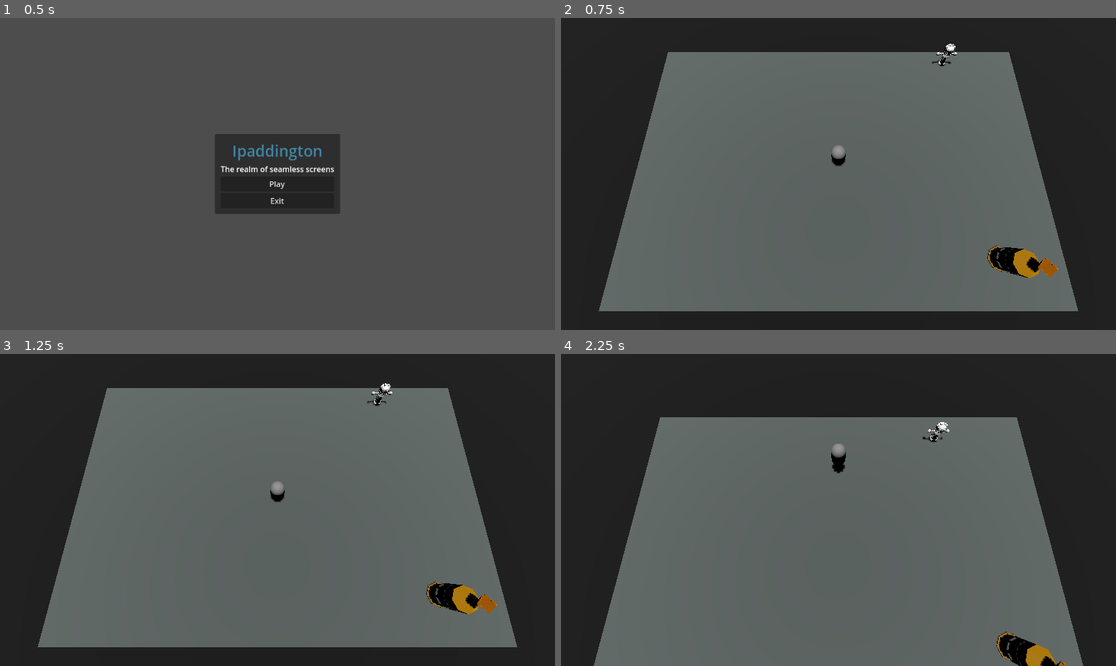
Above: before the commit, frames 1-4 (two rows, left to right).
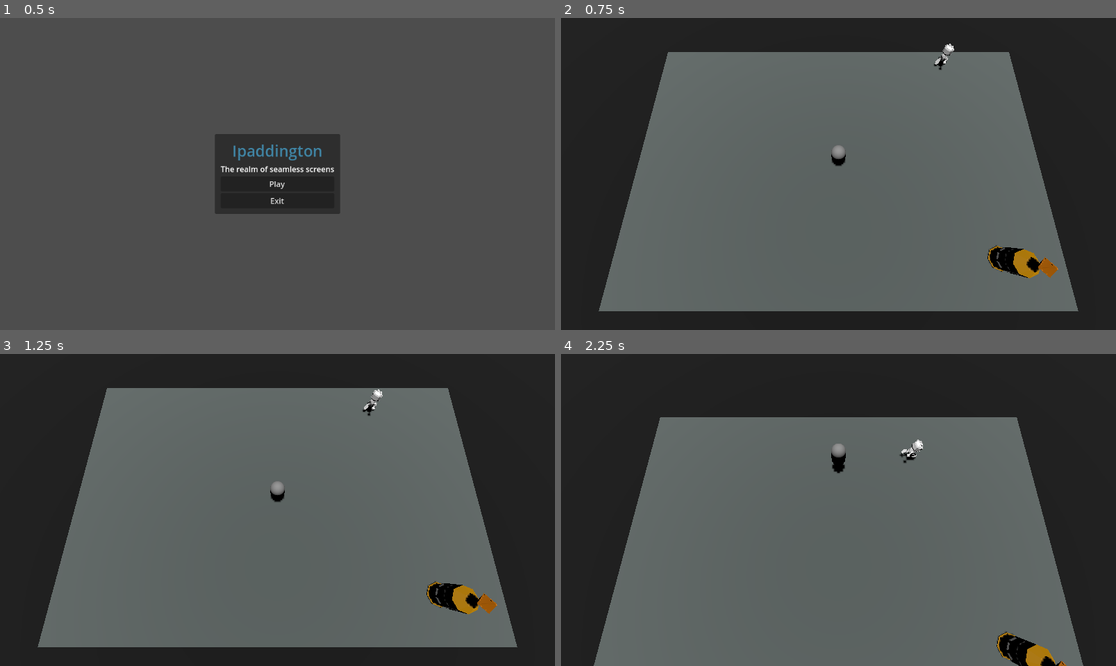
Above: after the commit, the same moments.

Repository: Shahriar-Kariman/Ipaddington
Game: Godot game, scene res://main_menu.tscn
Two runs of this game, one before a commit and one after it. Both use one fixed random seed, a clock stepped at 60 frames per second and the inputs below.
Inputs:
- Up to frame 1 (0.5 s): no input
- Up to frame 2 (0.75 s): click "Play" at 0.5 s
- Up to frame 3 (1.25 s): no input
- Up to frame 4 (2.25 s): hold Up (move_forward) from 1.28 s (still down); tap Shift (move_run) at 1.35, 2.1 s; tap Space (jump) at 1.52 s

Frame 1 is identical in both runs. In frame 2, 0.1% of the frame differs, in the area x 66-72%, y 8-17%; in frame 3, 0.2%; in frame 4, 0.3%, in the area x 60-70%, y 21-35%.

Commit message:
TRIED to make the animations for the enemy sorted out.

Diff:
--- /dev/null
+++ b/3d_godot_robot.tscn
@@ -0,0 +1,27 @@
+[gd_scene load_steps=2 format=3 uid="uid://bx14nlhnferb7"]
+
+[ext_resource type="PackedScene" uid="uid://dmghuesqv2edn" path="res://3DGodotRobot.glb" id="1_8bcs4"]
+
+[node name="3DGodotRobot" instance=ExtResource("1_8bcs4")]
+
+[node name="Skeleton3D" parent="RobotArmature" index="0"]
+bones/0/position = Vector3(4.92675e-11, 0.854357, 0.0298551)
+bones/0/rotation = Quaternion(0.0149092, 1.19196e-07, 1.77731e-09, 0.999889)
+bones/1/rotation = Quaternion(0.0283336, -0.272124, 0.0161484, 0.961709)
+bones/4/position = Vector3(3.86778e-09, 0.151501, -0.011741)
+bones/4/rotation = Quaternion(0.0824671, 0.274761, -0.0139638, 0.957868)
+bones/5/rotation = Quaternion(0.00821238, -4.94291e-14, -1.95798e-09, 0.999966)
+bones/9/rotation = Quaternion(-0.623772, -0.599053, -0.347057, 0.362761)
+bones/10/rotation = Quaternion(-0.0173042, 0.742306, -0.0644846, 0.666726)
+bones/11/rotation = Quaternion(0.51723, -0.0627064, 0.0717498, 0.850525)
+bones/12/rotation = Quaternion(0.0209349, 0.0170217, -0.0176714, 0.99948)
+bones/13/rotation = Quaternion(-0.0304787, 0.00416498, 0.71317, 0.700316)
+bones/14/rotation = Quaternion(-0.181918, -0.71907, 0.210821, 0.636709)
+bones/15/rotation = Quaternion(0.431761, 0.0694089, -0.065288, 0.896941)
+bones/16/rotation = Quaternion(0.0209349, -0.0170217, 0.0176714, 0.99948)
+bones/17/rotation = Quaternion(0.977124, 0.0216832, -0.000196905, -0.21156)
+bones/18/rotation = Quaternion(0.528324, 0.0123911, 0.020505, 0.848705)
+bones/19/rotation = Quaternion(-0.265989, 0.00129857, -0.00570279, 0.963959)
+bones/21/rotation = Quaternion(0.763287, -0.0130705, 0.0172588, 0.645697)
+bones/22/rotation = Quaternion(0.370043, -0.0103607, -0.0233728, 0.928663)
+bones/23/rotation = Quaternion(-0.445062, -0.00233245, 0.00534144, 0.895481)
--- a/enemy_1.gd
+++ b/enemy_1.gd
@@ -5,7 +5,7 @@
 
 var direction = Vector3.ZERO
 
-var SPEED = 1
+var SPEED = 2.75
 
 # Get the gravity from the project settings to be synced with RigidBody nodes.
 var gravity = ProjectSettings.get_setting("physics/3d/default_gravity")
@@ -24,7 +24,8 @@
 	nav.target_position = player.position
 
 	direction = nav.get_next_path_position() - global_position
-	print(direction)
+	look_at(player.position)
+	$Pivot.rotate_y(PI)
 
 	velocity += direction
 
--- a/enemy_1.tscn
+++ b/enemy_1.tscn
@@ -1,7 +1,7 @@
-[gd_scene load_steps=6 format=3 uid="uid://bcyjvl6b4pkne"]
+[gd_scene load_steps=5 format=3 uid="uid://bcyjvl6b4pkne"]
 
 [ext_resource type="Script" path="res://enemy_1.gd" id="1_2e3cp"]
-[ext_resource type="PackedScene" uid="uid://dmghuesqv2edn" path="res://3DGodotRobot.glb" id="1_8p04p"]
+[ext_resource type="PackedScene" uid="uid://bx14nlhnferb7" path="res://3d_godot_robot.tscn" id="2_ryl7j"]
 
 [sub_resource type="SphereShape3D" id="SphereShape3D_g31er"]
 radius = 0.443028
@@ -9,15 +9,12 @@
 [sub_resource type="BoxShape3D" id="BoxShape3D_dc6ai"]
 size = Vector3(0.510345, 1, 0.527693)
 
-[sub_resource type="BoxShape3D" id="BoxShape3D_r0rc5"]
-size = Vector3(0.297765, 0.603639, 0.267459)
-
 [node name="Enemy1" type="CharacterBody3D"]
 script = ExtResource("1_2e3cp")
 
 [node name="Pivot" type="Node3D" parent="."]
 
-[node name="3DGodotRobot" parent="Pivot" instance=ExtResource("1_8p04p")]
+[node name="3DGodotRobot" parent="Pivot" instance=ExtResource("2_ryl7j")]
 
 [node name="Head" type="CollisionShape3D" parent="."]
 transform = Transform3D(0.999954, -0.00961662, 0, 0.00961662, 0.999954, 0, 0, 0, 1, 0.0135872, 1.3163, 0.0132186)
@@ -26,14 +23,6 @@
 [node name="Body" type="CollisionShape3D" parent="."]
 transform = Transform3D(0.999942, -0.00961651, -0.00478218, 0.00961662, 0.999954, 0, 0.00478196, -4.59884e-05, 0.999989, 0.0135872, 0.49427, 0.0132186)
 shape = SubResource("BoxShape3D_dc6ai")
-
-[node name="Right_Arm" type="CollisionShape3D" parent="."]
-transform = Transform3D(-4.37114e-08, -1, 0, 1, -4.37114e-08, 0, 0, 0, 1, 0.619528, 0.890059, 0.00454342)
-shape = SubResource("BoxShape3D_r0rc5")
-
-[node name="Left_Arm" type="CollisionShape3D" parent="."]
-transform = Transform3D(-4.37114e-08, -1, 0, 1, -4.37114e-08, 0, 0, 0, 1, -0.531209, 0.893735, 0.00908685)
-shape = SubResource("BoxShape3D_r0rc5")
 
 [node name="AnimationPlayer" type="AnimationPlayer" parent="."]
 
@@ -47,12 +36,4 @@
 transform = Transform3D(0.999942, -0.00961651, -0.00478218, 0.00961662, 0.999954, 0, 0.00478196, -4.59884e-05, 0.999989, 0.0135872, 0.49427, 0.0132186)
 shape = SubResource("BoxShape3D_dc6ai")
 
-[node name="Right_Arm" type="CollisionShape3D" parent="Area3D"]
-transform = Transform3D(-4.37114e-08, -1, 0, 1, -4.37114e-08, 0, 0, 0, 1, 0.619528, 0.890059, 0.00454342)
-shape = SubResource("BoxShape3D_r0rc5")
-
-[node name="Left_Arm" type="CollisionShape3D" parent="Area3D"]
-transform = Transform3D(-4.37114e-08, -1, 0, 1, -4.37114e-08, 0, 0, 0, 1, -0.531209, 0.893735, 0.00908685)
-shape = SubResource("BoxShape3D_r0rc5")
-
 [node name="NavigationAgent3D" type="NavigationAgent3D" parent="."]
